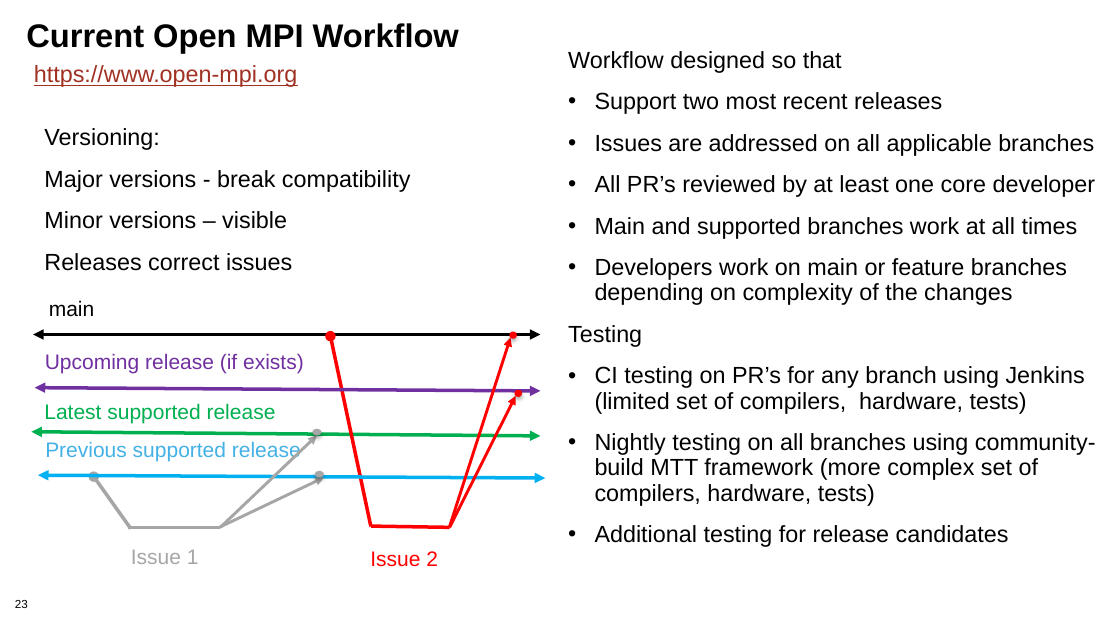
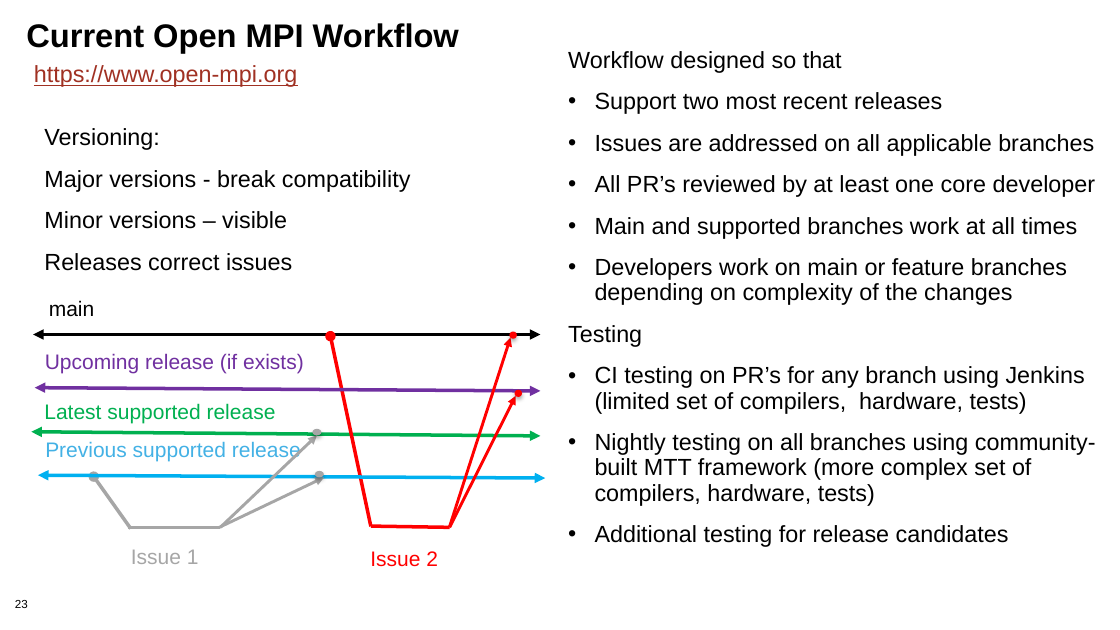
Before and after one commit to bssw-tutorial/presentations, a slide deck: slide 23 of git-workflows.pptx. Drawn at 1120x630 pixels with LibreOffice and Linux fonts; fonts in the diff are those of the drawing; background and template pictures are left out. Boxes give left, top, right and bottom in pixels: in the first picture for what was removed or moved away, otherwise in the second. Text is boxed around its words. In the diff, an @@ line names an element or a change of style, - is before the commit and + after.

Commit message:
Correct a typo
git-workflows slide 23 build --> built

```diff
--- a/git-workflows.pptx
+++ b/git-workflows.pptx
@@ text at bbox=[595, 433, 1096, 506]: text changed @@
-• Nightly testing on all branches using community-build MTT framework (more complex set of compilers, hardware, tests)
+• Nightly testing on all branches using community-built MTT framework (more complex set of compilers, hardware, tests)
```
